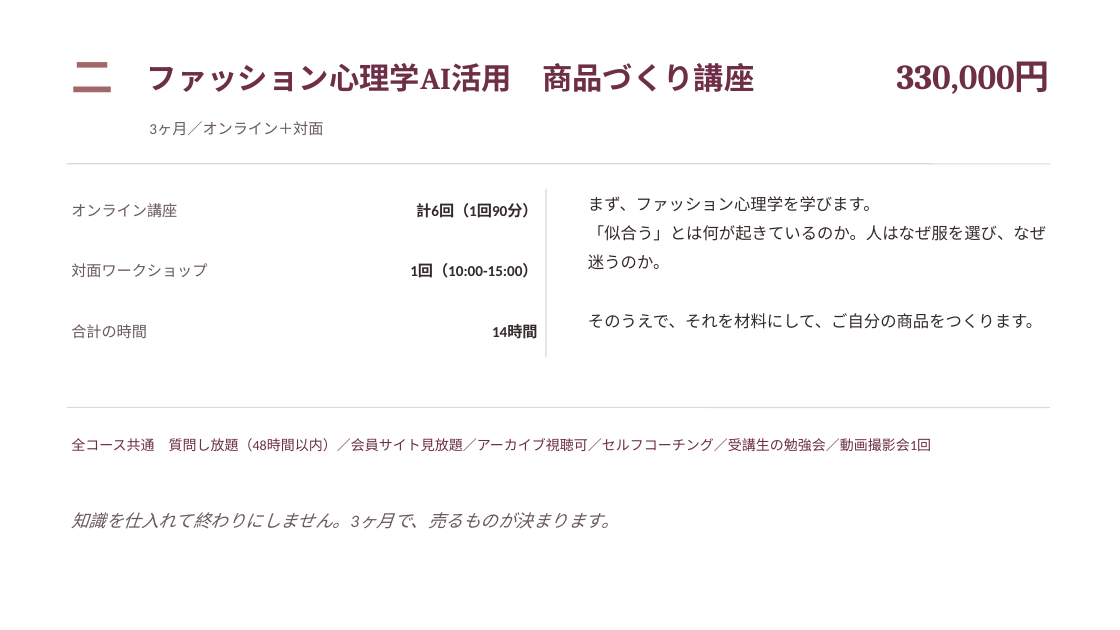
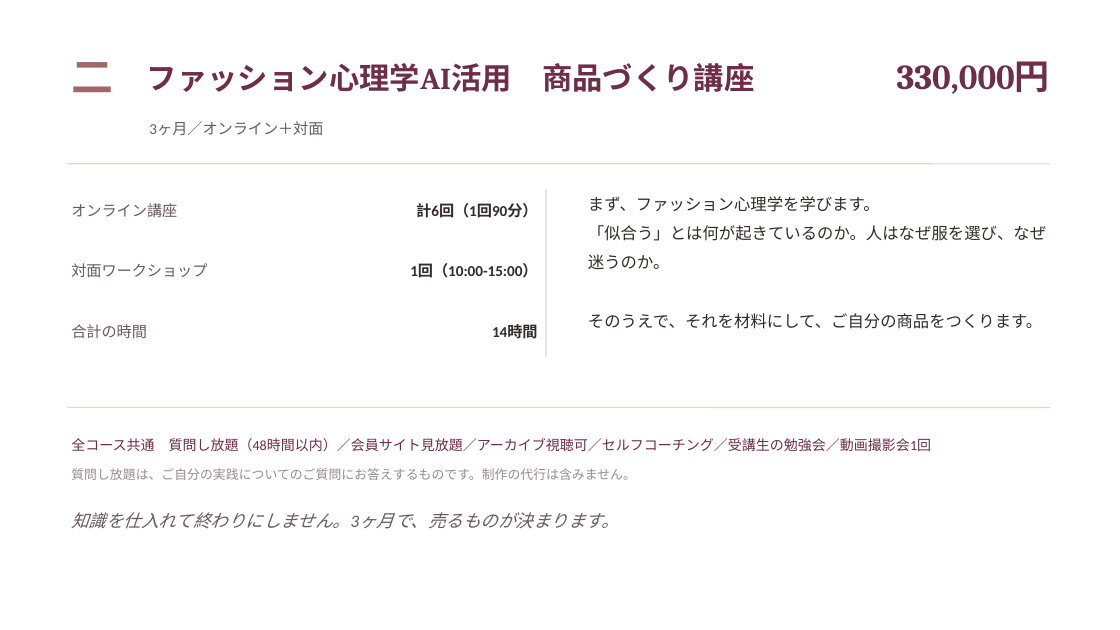
Before and after one commit to fashio17/potential-lamp, a slide deck: slide 15 of 運用/説明会/説明会_3コース_2026年10月期_v2.pptx (slide 14 before the commit). Drawn at 1120x630 pixels with LibreOffice and Linux fonts; fonts in the diff are those of the drawing. Boxes give left, top, right and bottom in pixels: in the first picture for what was removed or moved away, otherwise in the second. Text is boxed around its words. In the diff, an @@ line names an element or a change of style, - is before the commit and + after.

```diff
--- a/運用/説明会/説明会_3コース_2026年10月期_v2.pptx
+++ b/運用/説明会/説明会_3コース_2026年10月期_v2.pptx
@@ text added at bbox=[71, 468, 636, 480], 11 pt, text #9A8A8E @@
+質問し放題は、ご自分の実践についてのご質問にお答えするものです。制作の代行は含みません。
```
Also in this commit, not shown: 11 other slides changed, 1 slide added, 13 other files.
